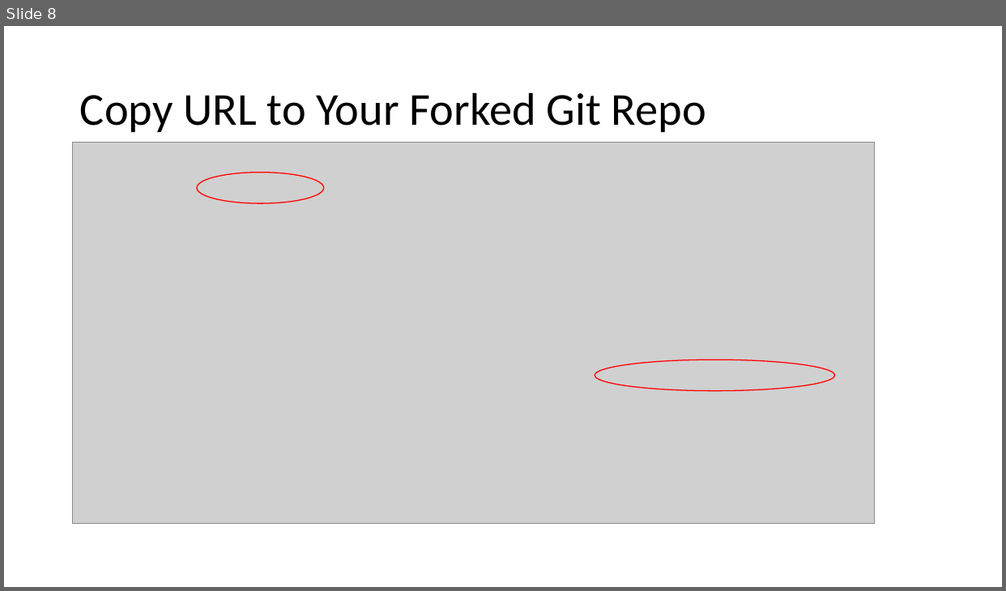
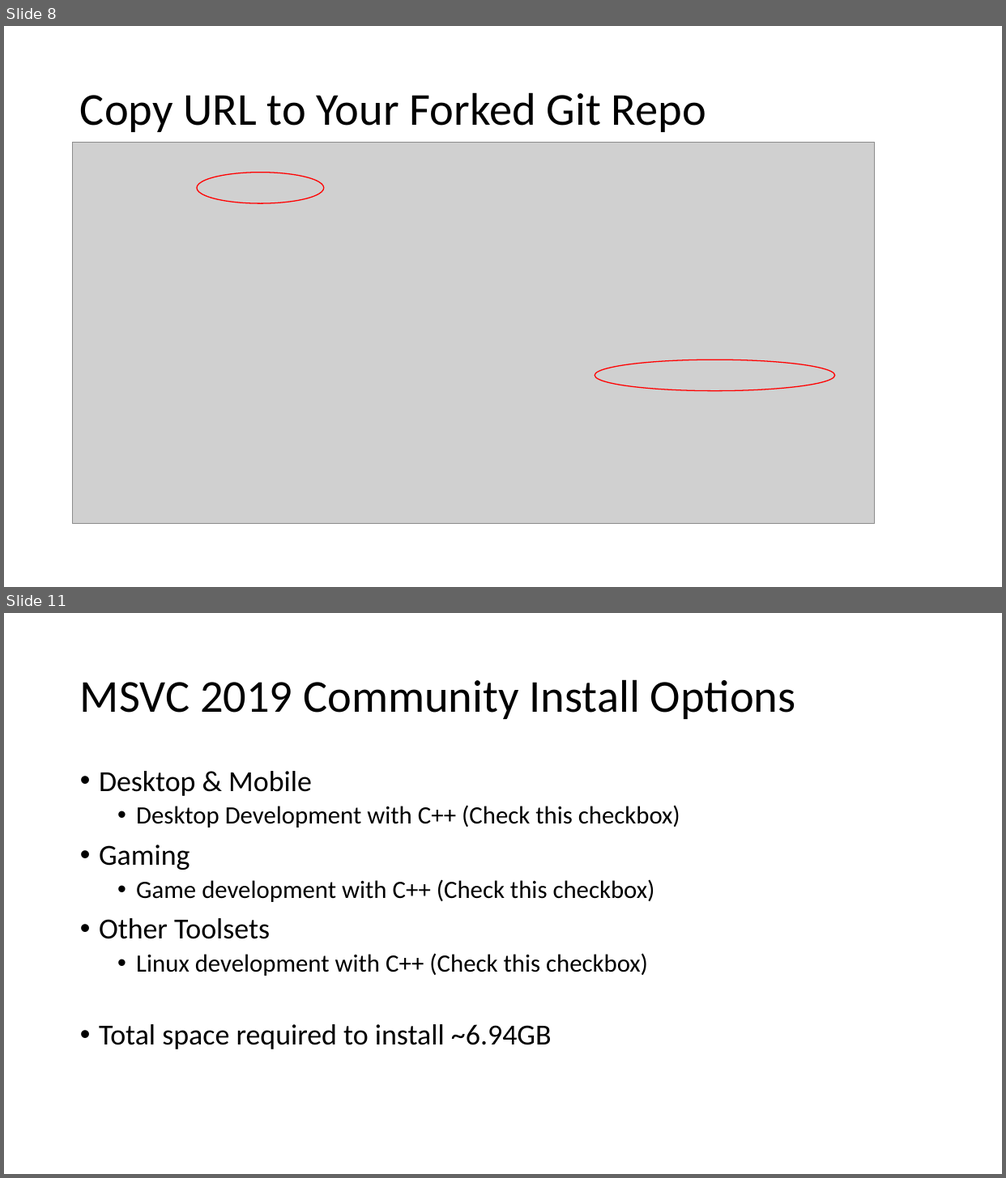
Before and after one commit to mdemore2/CSCE593, a slide deck: lec/00-Setup GIT.pptx. Shown one above the other, each under a label of ours: slide 8 before the commit, slides 8 and 11 after it; the slides between them are not shown. The pictures are 1006x591 and 1006x1178 pixels, drawn with LibreOffice and Linux fonts; fonts in the diff are those of the drawing; grey boxes stand for pictures. Boxes give left, top, right and bottom in pixels: in the first picture for what was removed or moved away, otherwise in the second. Text is boxed around its words. In the diff, an @@ line names an element or a change of style, - is before the commit and + after.

```diff
--- a/lec/00-Setup GIT.pptx
+++ b/lec/00-Setup GIT.pptx
@@ slide 11 added at (4,613,1002,1174), background #FFFFFF @@
@@ title added at (80,679,796,719), 44 pt, text #000000 @@
+MSVC 2019 Community Install Options
@@ text added at (99,771,680,1050), 24 pt, text #000000 @@
+• Desktop & Mobile
+  • Desktop Development with C++ (Check this checkbox)
+• Gaming
+  • Game development with C++ (Check this checkbox)
+• Other Toolsets
+  • Linux development with C++ (Check this checkbox)
+• Total space required to install ~6.94GB
```
Also in this commit, not shown: 3 slides changed, 3 other slides added, 3 other files.
